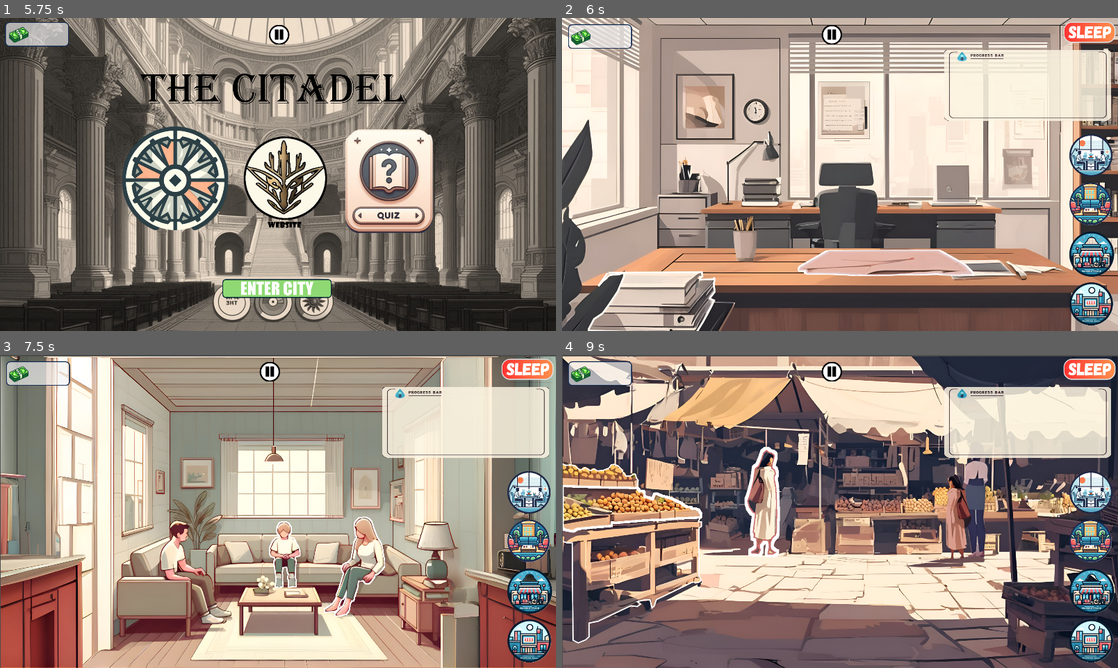
Above: before the commit, frames 1-4 (two rows, left to right).
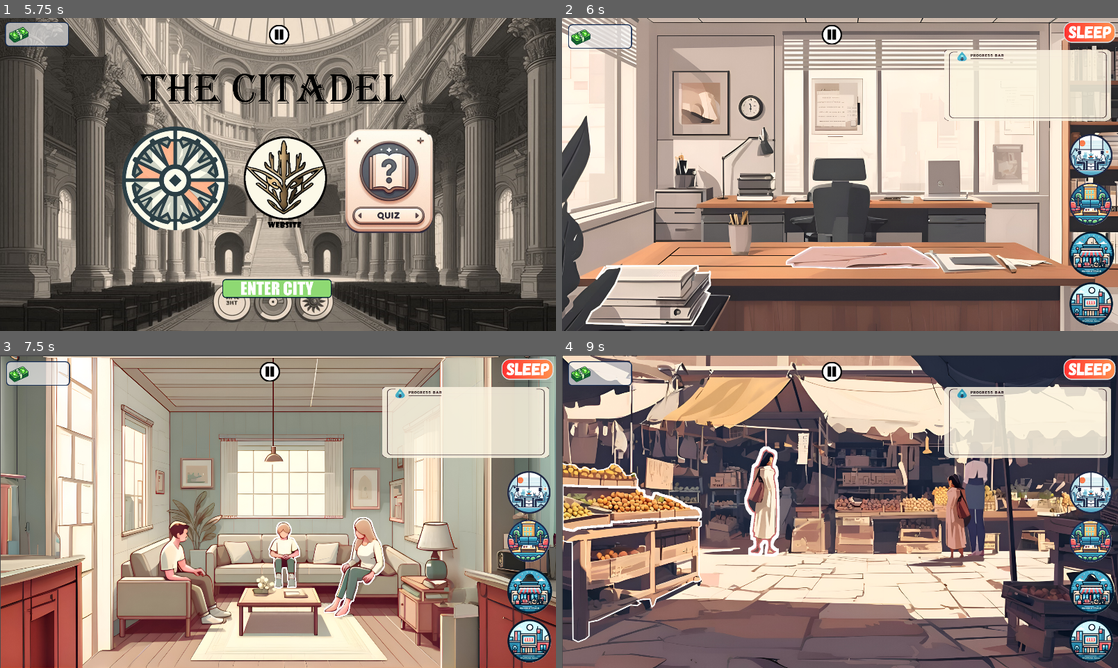
Above: after the commit, the same moments.

Repository: itsaryanchauhan/REPO
Game: Godot game, scene res://SCENES/1_start_screen.tscn
The game is run twice, just before and just after one commit, with the same random seed, the same clock (stepped at 60 frames per second) and the same inputs. Video files are missing from this copy of the repository; at most half a second of black plays in their place.
Inputs (mouse positions are in pixels of both pictures, inside the frame that each line leads up to):
- Up to frame 1 (5.75 s): tap Enter at 0.5, 2, 3.5 s; tap Space at 1.25, 2.75, 5 s; click (278, 36) at 4.25 s
- Up to frame 2 (6 s): click (840, 290) at 5.75 s
- Up to frame 3 (7.5 s): click (528, 492) at 6.5 s; click (528, 539) at 7.25 s
- Up to frame 4 (9 s): click (1090, 492) at 8 s; click (1090, 589) at 8.75 s

Frame 1 is identical in both runs. In frame 2, 39% of the frame differs, in the area x 0-100%, y 0-100%; in frame 3, 8.4%; in frame 4, 12%.

Commit message:
Small UI update

Diff:
--- a/SCENES/living_room.tscn
+++ b/SCENES/living_room.tscn
@@ -100,6 +100,7 @@
 
 [node name="BACKGROUND" type="Sprite2D" parent="."]
 position = Vector2(-288, -456)
+scale = Vector2(0.999114, 1.00094)
 texture = ExtResource("2_g1b0p")
 offset = Vector2(1250, 1000)
 flip_h = true
--- a/SCENES/marketplace.tscn
+++ b/SCENES/marketplace.tscn
@@ -100,6 +100,7 @@
 
 [node name="BACKGROUND" type="Sprite2D" parent="."]
 position = Vector2(-288, -456)
+scale = Vector2(0.999305, 0.997701)
 texture = ExtResource("12_brhse")
 offset = Vector2(1250, 1000)
 flip_h = true
--- a/SCENES/office.tscn
+++ b/SCENES/office.tscn
@@ -98,11 +98,11 @@
 [node name="document_button" type="TextureButton" parent="Control"]
 z_index = 10
 layout_mode = 0
-offset_left = 815.0
-offset_top = 778.0
-offset_right = 1843.0
-offset_bottom = 1021.0
-scale = Vector2(0.6, 0.6)
+offset_left = 773.0
+offset_top = 769.0
+offset_right = 1801.0
+offset_bottom = 1012.0
+scale = Vector2(0.521657, 0.517013)
 texture_normal = ExtResource("13_lqs3k")
 
 [node name="enter_city" type="TextureButton" parent="Control"]
@@ -127,6 +127,7 @@
 
 [node name="BACKGROUND" type="Sprite2D" parent="."]
 position = Vector2(-288, -456)
+scale = Vector2(0.981388, 0.983136)
 texture = ExtResource("12_7ubv7")
 offset = Vector2(1250, 1000)
 
--- a/SCENES/office_popup3uk.tscn
+++ b/SCENES/office_popup3uk.tscn
@@ -25,14 +25,15 @@
 z_index = 1
 layout_mode = 1
 anchors_preset = -1
-anchor_left = 0.075
-anchor_top = 0.2
-anchor_right = 0.075
-anchor_bottom = 0.2
+anchor_left = 1.5
+anchor_top = 0.55
+anchor_right = 1.5
+anchor_bottom = 0.6
 offset_left = -23.0
 offset_top = -2.0
 offset_right = 1936.0
 offset_bottom = 1053.0
+scale = Vector2(0.940733, 0.955908)
 texture = ExtResource("1_g3dnb")
 metadata/_edit_use_anchors_ = true
 
@@ -83,6 +84,7 @@
 
 [node name="background" type="Sprite2D" parent="main_scene"]
 position = Vector2(952, 534)
+scale = Vector2(0.968163, 0.97096)
 texture = ExtResource("6_5l5xa")
 
 [node name="Constitution_book" type="TextureRect" parent="main_scene"]
--- a/SCENES/office_popup_2I.tscn
+++ b/SCENES/office_popup_2I.tscn
@@ -25,14 +25,15 @@
 z_index = 1
 layout_mode = 1
 anchors_preset = -1
-anchor_left = 0.075
-anchor_top = 0.2
-anchor_right = 0.075
-anchor_bottom = 0.2
+anchor_left = 1.5
+anchor_top = 1.175
+anchor_right = 1.5
+anchor_bottom = 1.225
 offset_left = -23.0
 offset_top = -2.0
 offset_right = 1936.0
 offset_bottom = 1053.0
+scale = Vector2(0.930946, 0.907936)
 texture = ExtResource("1_7r4mh")
 metadata/_edit_use_anchors_ = true
 
@@ -83,6 +84,7 @@
 
 [node name="background" type="Sprite2D" parent="main_scene"]
 position = Vector2(952, 534)
+scale = Vector2(0.968034, 0.970702)
 texture = ExtResource("6_wkh6j")
 
 [node name="Constitution_book" type="TextureRect" parent="main_scene"]
--- a/SCENES/office_popup_4nk.tscn
+++ b/SCENES/office_popup_4nk.tscn
@@ -25,14 +25,15 @@
 z_index = 1
 layout_mode = 1
 anchors_preset = -1
-anchor_left = 0.075
-anchor_top = 0.2
-anchor_right = 0.075
-anchor_bottom = 0.2
+anchor_left = 1.725
+anchor_top = 0.95
+anchor_right = 1.725
+anchor_bottom = 1.0
 offset_left = -23.0
 offset_top = -2.0
 offset_right = 1936.0
 offset_bottom = 1053.0
+scale = Vector2(0.938911, 0.947995)
 texture = ExtResource("1_8pnjj")
 metadata/_edit_use_anchors_ = true
 
@@ -83,6 +84,7 @@
 
 [node name="background" type="Sprite2D" parent="main_scene"]
 position = Vector2(952, 534)
+scale = Vector2(0.968026, 0.970704)
 texture = ExtResource("6_4f63s")
 
 [node name="Constitution_book" type="TextureRect" parent="main_scene"]
--- a/SCENES/office_popup_5r.tscn
+++ b/SCENES/office_popup_5r.tscn
@@ -25,14 +25,15 @@
 z_index = 1
 layout_mode = 1
 anchors_preset = -1
-anchor_left = 0.075
-anchor_top = 0.2
-anchor_right = 0.075
-anchor_bottom = 0.2
+anchor_left = 1.75
+anchor_top = 1.225
+anchor_right = 1.75
+anchor_bottom = 1.275
 offset_left = -23.0
 offset_top = -2.0
 offset_right = 1936.0
 offset_bottom = 1053.0
+scale = Vector2(0.93576, 0.930155)
 texture = ExtResource("1_rn3pj")
 metadata/_edit_use_anchors_ = true
 
@@ -83,6 +84,7 @@
 
 [node name="background" type="Sprite2D" parent="main_scene"]
 position = Vector2(952, 534)
+scale = Vector2(0.968016, 0.970701)
 texture = ExtResource("6_jmu7i")
 
 [node name="Constitution_book" type="TextureRect" parent="main_scene"]
